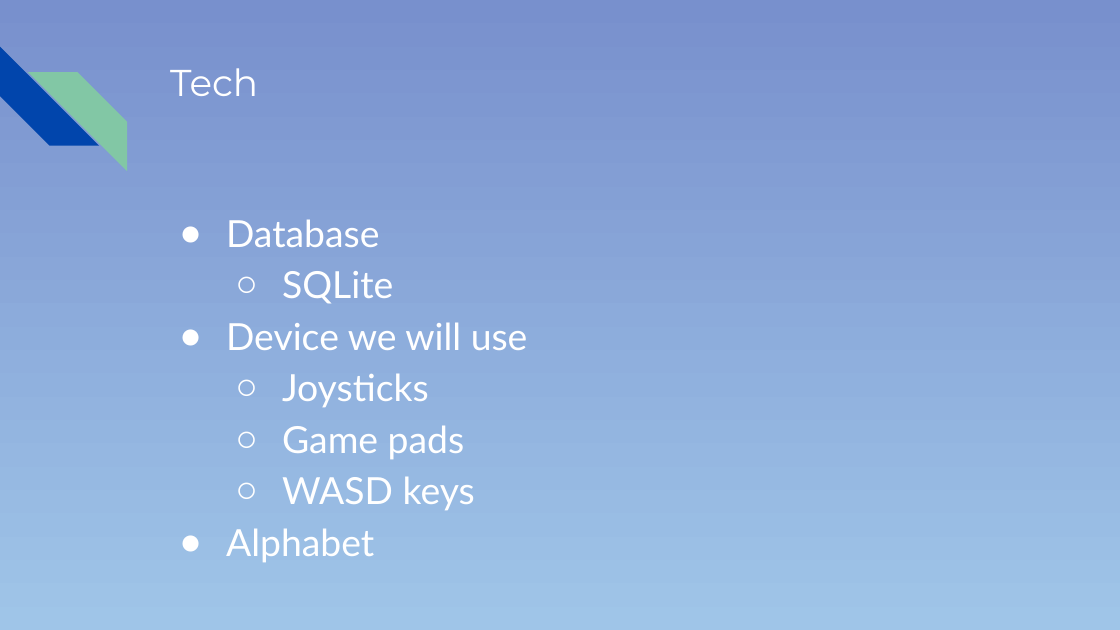
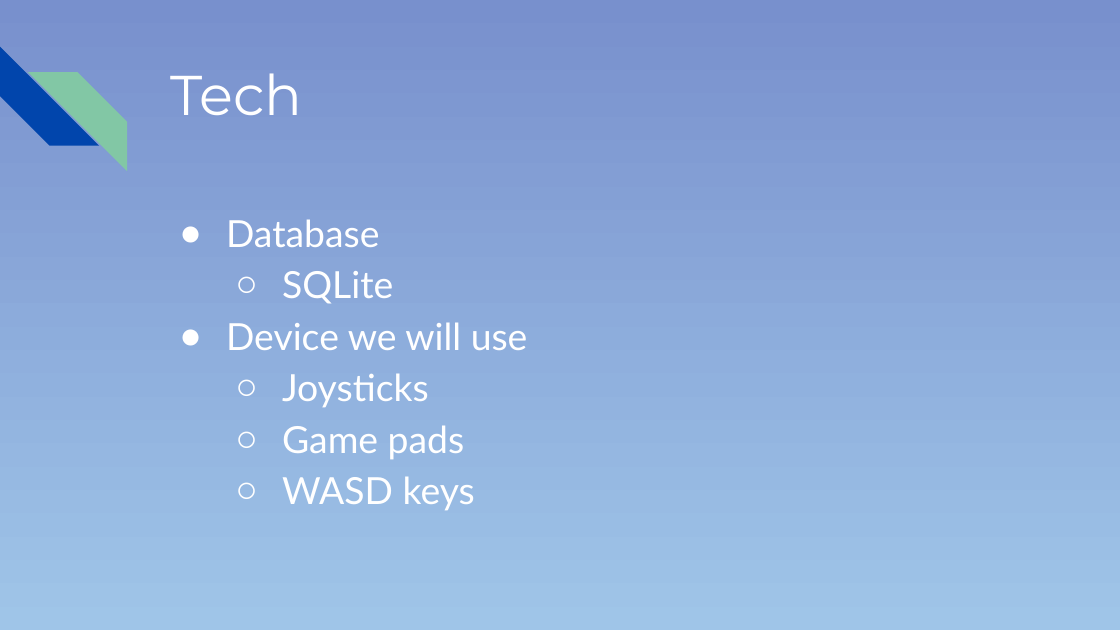
Before and after one commit to colemank0259/CSC-289_Group3, a slide deck: slide 4 of Pitch_PowerPoint.pptx. Drawn at 1120x630 pixels with LibreOffice and Linux fonts; fonts in the diff are those of the drawing. Boxes give left, top, right and bottom in pixels: in the first picture for what was removed or moved away, otherwise in the second. Text is boxed around its words. In the diff, an @@ line names an element or a change of style, - is before the commit and + after.

```diff
--- a/Pitch_PowerPoint.pptx
+++ b/Pitch_PowerPoint.pptx
@@ title "Tech" at <box>170,73,302,115</box>: size 24 to 36 pt @@
@@ text at <box>226,528,374,563</box>: paragraph removed @@
-● Alphabet
```
Also in this commit, not shown: 8 other slides changed, 4 slides added, 1 slide removed.
